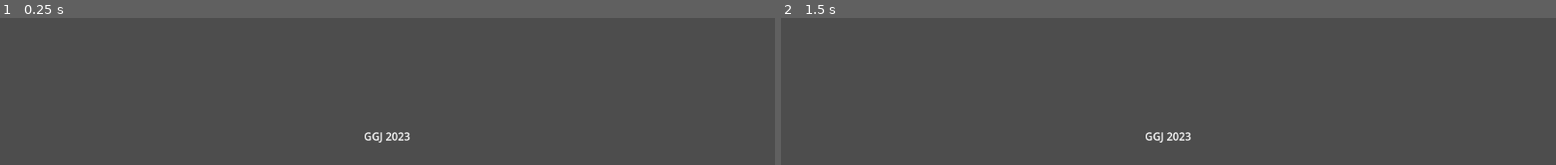
Above: before the commit, frames 1-2 (left to right).
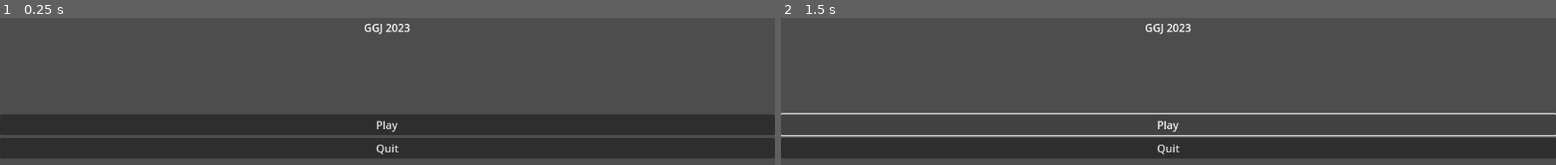
Above: after the commit, the same moments.

Repository: 80hdgames/GGJ-2023
Game: Godot game, scene res://Scenes/Start.tscn
The game is run twice, just before and just after one commit, with the same random seed, the same clock (stepped at 60 frames per second) and the same inputs.
Inputs (mouse positions are in pixels of both pictures, inside the frame that each line leads up to):
- Up to frame 1 (0.25 s): no input
- Up to frame 2 (1.5 s): click (1168, 125) at 0.5 s, where only the run after the commit has a clickable "Play"; click (1168, 125) at 1.25 s, where only the run after the commit has a clickable "Play"

The runs differ from the first frame. In frame 1, 28% of the frame differs, in the area x 0-100%, y 3-96%; in frame 2, 17%.

Commit message:
Autoloads Music & SFX Managers
-added and updated Music & SFX Managers and assigned to autoloads in project settings
-added non-functional buttons in start scene
-added preliminary theme and sfx assets
-added additional keys for starting ui input actions (WASD for ui navigate)

Diff:
--- /dev/null
+++ b/GGJ-2023-Project/Audio/Music/ClipSets/Theme.tres
@@ -0,0 +1,13 @@
+[gd_resource type="Resource" script_class="AudioClipSet" load_steps=3 format=3 uid="uid://l5i4amojt2p"]
+
+[ext_resource type="Script" path="res://Scripts/Audio/AudioClipSet.gd" id="1"]
+[ext_resource type="AudioStream" uid="uid://colqs1o7etdfd" path="res://Audio/Music/Theme-ogg.ogg" id="2"]
+
+[resource]
+script = ExtResource("1")
+clips = [ExtResource("2")]
+priority = 0
+volumeMultiplier = 0.5
+spatialMultiplier = 1.0
+pitchMultiplier = 1.0
+pitchRandomness = 0.0
--- /dev/null
+++ b/GGJ-2023-Project/Audio/SFX/ClipSets/MenuNavigate.tres
@@ -0,0 +1,13 @@
+[gd_resource type="Resource" script_class="AudioClipSet" load_steps=3 format=3 uid="uid://cl7oa3un8s2h8"]
+
+[ext_resource type="Script" path="res://Scripts/Audio/AudioClipSet.gd" id="1_gjktf"]
+[ext_resource type="AudioStream" uid="uid://cqa6uw4lb7yck" path="res://Audio/SFX/ping.wav" id="1_st01o"]
+
+[resource]
+script = ExtResource("1_gjktf")
+clips = [ExtResource("1_st01o")]
+priority = 0
+volumeMultiplier = 1.0
+spatialMultiplier = 1.0
+pitchMultiplier = 2.0
+pitchRandomness = 0.1
--- a/GGJ-2023-Project/Scenes/Start.tscn
+++ b/GGJ-2023-Project/Scenes/Start.tscn
@@ -1,4 +1,6 @@
-[gd_scene format=3 uid="uid://c7mrqrwa0bb3d"]
+[gd_scene load_steps=2 format=3 uid="uid://c7mrqrwa0bb3d"]
+
+[ext_resource type="Script" path="res://Scripts/Audio/PlayMusic.gd" id="1_wq6fa"]
 
 [node name="Start" type="Control"]
 layout_mode = 3
@@ -10,11 +12,32 @@
 
 [node name="TitleLabel" type="Label" parent="."]
 layout_mode = 1
+anchors_preset = -1
+anchor_right = 1.0
+anchor_bottom = 0.5
+grow_horizontal = 2
+grow_vertical = 2
+text = "GGJ 2023"
+horizontal_alignment = 1
+vertical_alignment = 1
+
+[node name="PlayMusic" type="Node" parent="."]
+script = ExtResource("1_wq6fa")
+type = 1
+
+[node name="VBoxContainer" type="VBoxContainer" parent="."]
+layout_mode = 1
 anchors_preset = 15
 anchor_right = 1.0
 anchor_bottom = 1.0
 grow_horizontal = 2
 grow_vertical = 2
-text = "GGJ 2023"
-horizontal_alignment = 1
-vertical_alignment = 1
+alignment = 1
+
+[node name="PlayButton" type="Button" parent="VBoxContainer"]
+layout_mode = 2
+text = "Play"
+
+[node name="QuitButton" type="Button" parent="VBoxContainer"]
+layout_mode = 2
+text = "Quit"
--- /dev/null
+++ b/GGJ-2023-Project/Scripts/Audio/AudioClipSet.gd
@@ -0,0 +1,56 @@
+class_name AudioClipSet extends Resource
+
+@export var clips :Array[AudioStream] = []
+@export var priority :int = 0
+@export_range(0.0, 2.0) var volumeMultiplier :float = 1.0
+@export_range(0.0, 1.0) var spatialMultiplier :float = 1.0
+@export_range(0.0, 3.0) var pitchMultiplier :float = 1.0
+@export_range(0.0, 3.0) var pitchRandomness :float = 0.1
+
+var rng : RandomNumberGenerator
+const DOUBLE_VOL_DB = 10.0
+
+
+func _init():
+	rng = RandomNumberGenerator.new()
+	rng.randomize()
+
+
+func get_random_clip_index():
+	return rng.randi_range(0, clips.size())
+
+
+func get_random_clip() -> AudioStream:
+	clips.shuffle()
+	return get_clip()
+
+
+func get_clip(i = 0) -> AudioStream:
+	i = clamp(i, 0, clips.size()-1)
+	return clips[i]
+
+
+func get_next_track_index(ref :int) -> int:
+	ref += 1
+	if ref >= clips.size():
+		ref = 0
+	return ref
+
+
+func get_previous_track_index(ref :int) -> int:
+	ref -= 1
+	if ref < 0:
+		ref = clips.size()-1
+	return ref
+
+
+func get_pitch():
+	return rng.randf_range(pitchMultiplier - pitchRandomness, pitchMultiplier + pitchRandomness)
+
+
+func get_volume_multiplier():
+	return volumeMultiplier
+
+
+func get_volume_db():
+	return linear_to_db(get_volume_multiplier())
--- /dev/null
+++ b/GGJ-2023-Project/Scripts/Audio/PlayMusic.gd
@@ -0,0 +1,13 @@
+extends Node
+
+const MusicType = MusicManager.MusicType
+
+@export var type :MusicType
+
+
+func _ready():
+	call_deferred("_deferred_play")
+
+
+func _deferred_play():
+	MusicManager.enqueue(type)
--- /dev/null
+++ b/GGJ-2023-Project/Scripts/Autoloads/MusicManager.gd
@@ -0,0 +1,185 @@
+extends Node
+
+enum MusicType {
+	None,
+	Theme
+}
+
+@onready var serviceProvider :MusicProvider = MusicProvider.new(self)
+const MUSIC_BUS :String = "Music"
+
+
+func _ready():
+	pass
+
+
+func _toggle_mute():
+	var index :int = AudioServer.get_bus_index(MUSIC_BUS)
+	AudioServer.set_bus_mute(index, !AudioServer.is_bus_mute(index))
+
+
+func set_mute(_value :bool):
+	var index :int = AudioServer.get_bus_index(MUSIC_BUS)
+	AudioServer.set_bus_mute(index, _value)
+
+
+func is_mute() -> bool:
+	var index :int = AudioServer.get_bus_index(MUSIC_BUS)
+	return AudioServer.is_bus_mute(index)
+
+
+func _process(_delta :float):
+	serviceProvider.process(_delta)
+
+
+func enqueue(type :int):
+	serviceProvider.enqueue(type)
+
+
+func push(type :int):
+	serviceProvider.push(type)
+
+
+func pop():
+	serviceProvider.pop()
+
+
+func stop():
+	serviceProvider.stop()
+
+
+func get_current_player() -> AudioStreamPlayer:
+	return serviceProvider.get_current_player()
+
+
+class MusicProvider:
+	var manager :Node
+	var lastTrackIndex :int = 0
+	var num_players :int = 1
+	var bus :String = "Music"
+	var lastPlaybackPosition :float = 0.0
+
+	var available :Array = []  # The available players.
+	var queue :Array = []  # The queue of clip sets to play by path.
+	var playing :Dictionary = {} # <ClipSet, player>
+	var pushed :Array = []
+
+	# range of delays after a track finishes
+	const DELAY_VARIATION = Vector2(5.0, 45.0)
+	const MUSIC_PATH_FORMAT = "res://Audio/Music/ClipSets/%s.tres"
+
+
+	func _init(_manager :Node):
+		manager = _manager
+
+		# Create the pool of AudioStreamPlayer nodes.
+		for i in num_players:
+			var p = AudioStreamPlayer.new()
+			manager.add_child(p)
+			p.name = "Music " + str(i)
+			#p.volume_db = 0 # for now
+			available.append(p)
+			p.finished.connect(_on_stream_finished.bind(p))
+			p.bus = bus
+
+
+	func _on_pushed_stream_finished(_player):
+		_player.stop()
+		_player.queue_free()
+		pushed.erase(_player)
+
+
+	func _on_stream_finished(_player):
+		if not pushed.is_empty() and pushed[pushed.size()-1] == _player:
+			pop()
+		# When finished playing a stream, make the player available again.
+		#available.append(player)
+		pass # loop indefinitely mwhahaha!
+
+
+	func push(type :int):
+		lastPlaybackPosition = available[0].get_playback_position()
+		available[0].stop()
+		var index = MusicType.values().find(type)
+		var path = MUSIC_PATH_FORMAT % MusicType.keys()[index]
+		if not ResourceLoader.exists(path):
+			return
+		var clipSet :AudioClipSet = load(path)
+		if clipSet:
+			var p = AudioStreamPlayer.new()
+			manager.add_child(p)
+			p.name = "Pushed Music " + str(pushed.size()+1)
+			pushed.append(p)
+			p.finished.connect(_on_pushed_stream_finished(p))
+			p.bus = bus
+
+			var stream : AudioStreamOggVorbis = clipSet.get_clip(lastTrackIndex)
+			stream.loop = false
+			p.stream = stream
+			p.volume_db = clipSet.get_volume_db()
+			p.pitch_scale = clipSet.get_pitch()
+			p.play()
+
+
+	func pop():
+		var popped = pushed.pop_back()
+		if not popped:
+			return
+		popped.stop()
+		popped.queue_free()
+		# don't resume?
+#		if pushed.empty() and not playing.empty():
+#			playing[0].play(lastPlaybackPosition)
+
+
+	func enqueue(type :int):
+		var index :int = MusicType.values().find(type)
+		var path :String = MUSIC_PATH_FORMAT % MusicType.keys()[index]
+		#print("Enqueueing " + path)
+		#queue.append(PlayInfo.new(path, pos))
+		#if not queue.has(path):
+		queue.append(path)
+
+
+	func stop():
+		for key in pushed:
+			key.stop()
+			key.queue_free()
+		pushed.clear()
+
+		for key in playing:
+			key.stop()
+			available.append(key)
+			# warning-ignore:return_value_discarded
+			playing.erase(key)
+		#while (playing.size() > 0):
+		#	playing_tracks.erase(playing[0].stream)
+		#	playing[0].stop()
+		#	available.append( playing.pop_front() )
+
+
+	func process(_delta :float):
+		# Play a queued sound if any players are available.
+		if not queue.is_empty() and pushed.is_empty():
+			var path :String = queue.pop_front()
+			if not ResourceLoader.exists(path):
+				return
+			var clipSet :AudioClipSet = load(path)
+			if clipSet:
+				if playing.values().has(clipSet):
+					return
+				lastTrackIndex = clipSet.get_random_clip_index()
+				var stream : AudioStreamOggVorbis = clipSet.get_clip(lastTrackIndex)
+				stream.loop = true
+				available[0].stream = stream
+				available[0].volume_db = clipSet.get_volume_db()
+				available[0].pitch_scale = clipSet.get_pitch()
+				playing[ available[0] ] = clipSet
+				available[0].play()
+				#available.pop_front()
+
+
+	func get_current_player() -> AudioStreamPlayer:
+		for key in playing:
+			return key
+		return null
--- /dev/null
+++ b/GGJ-2023-Project/Scripts/Autoloads/SfxManager.gd
@@ -0,0 +1,221 @@
+extends Node
+
+enum SoundType {
+	None,
+
+	MenuNavigate,
+}
+
+const SFX_PATH_FORMAT = "res://Audio/SFX/ClipSets/%s.tres"
+const CLIP_SETS_DIRECTORY = "res://Audio/SFX/ClipSets"
+
+@onready var serviceProvider = SfxProvider.new(self)
+
+
+func _ready():
+	# warning-ignore:return_value_discarded
+	get_viewport().gui_focus_changed.connect(_on_gui_focus_change)
+
+
+func _on_gui_focus_change(_arg :Control):
+#	if not SceneManager.is_ready_to_load():
+#		return
+
+	if _arg.is_visible_in_tree():
+		enqueue2d(SoundType.MenuNavigate)
+
+
+func set_mute(_value :bool):
+	var index :int = AudioServer.get_bus_index("SFX")
+	AudioServer.set_bus_mute(index, _value)
+
+
+func _toggle_mute():
+	var index :int = AudioServer.get_bus_index("SFX")
+	AudioServer.set_bus_mute(index, !AudioServer.is_bus_mute(index))
+
+
+func is_mute() -> bool:
+	var index :int = AudioServer.get_bus_index("SFX")
+	return AudioServer.is_bus_mute(index)
+
+
+func _process(delta :float):
+	serviceProvider.process(delta)
+
+
+func enqueue2d(type :int, pitchScale :float = 1.0):
+	serviceProvider.enqueue2d(type, pitchScale)
+
+
+func enqueue(type :int, pos :Vector2, pitchScale :float = 1.0):
+	serviceProvider.enqueue(type, pos, pitchScale)
+
+
+func get_clip_set(id :String):
+	return serviceProvider.get_clip_set_by_path(SFX_PATH_FORMAT % id)
+
+
+func get_clip_set_by_path(path :String):
+	return serviceProvider.get_clip_set_by_path(path)
+
+
+class SfxProvider:
+	enum PlayerType {
+		Positional2D = 0,
+		Mono,
+	}
+
+	var manager :Node
+	# <type, array>
+	var available :Dictionary = {}  # The available players.
+	# <type, array>
+	var queue :Dictionary = {}  # The queue of sounds to play via PlayInfos.
+
+	var clipSetLookup :Dictionary = {}
+
+	const NUM_PLAYERS = 16
+	const MAX_DISTANCE = 2000.0
+	const BUS = "SFX"
+	const COMBINE_WINDOW = 0.5
+	const COMBINE_WINDOW_MS = COMBINE_WINDOW * 1000 # in ms
+
+
+	func _init(_manager :Node):
+		manager = _manager
+		_populate_lookup()
+		# Create the pool of AudioStreamPlayer nodes.
+		for pType in PlayerType.values():
+			var players :Array = []
+			for i in NUM_PLAYERS:
+				var p
+				match pType:
+					PlayerType.Mono:
+						p = AudioStreamPlayer.new()
+						p.name = "Sfx Mono " + str(i)
+					_:
+						p = AudioStreamPlayer2D.new()
+						p.attenuation = 1.0
+						p.max_distance = MAX_DISTANCE
+						p.name = "Sfx 2D " + str(i)
+				manager.add_child(p)
+				players.append(p)
+				var _c = p.finished.connect(_on_stream_finished.bind(pType, p))
+				p.bus = BUS
+			available[pType] = players
+			queue[pType] = []
+
+
+	func _populate_lookup():
+		print("\n")
+		print("Loading SFX Clip Sets...")
+		clipSetLookup.clear()
+		var dir = DirAccess.open(CLIP_SETS_DIRECTORY)
+		if dir != null:
+			dir.list_dir_begin()
+			var file_name = dir.get_next()
+			while file_name != "":
+				if not dir.current_is_dir():
+					var path = CLIP_SETS_DIRECTORY + "/" + file_name
+					clipSetLookup[path] = load(path)
+				file_name = dir.get_next()
+			print("Successfully Loaded %s SFX Clip Sets\n" % clipSetLookup.size())
+		else:
+			print("An error occurred when trying to access the path.")
+
+
+	func get_clip_set_by_path(path :String) -> AudioClipSet:
+		if not clipSetLookup.has(path):
+			push_warning("Audio Clip Set at %s does not exist!" % path)
+		return clipSetLookup.get(path)
+
+
+	func _on_stream_finished(playerType :int, player):
+		# When finished playing a stream, make the player available again.
+		available.get(playerType).append(player)
+
+
+	func enqueue2d(type :int, pitchScale :float):
+		if type == SoundType.None:
+			return
+		var index = SoundType.values().find(type)
+		var path = SFX_PATH_FORMAT % SoundType.keys()[index]
+		#print("Enqueueing 2D SFX " + path)
+		if !queue.has(PlayerType.Mono):
+			printerr("No Mono player type queue available!?")
+			return
+		# merge frequent occurances of same sound type
+		if queue.get(PlayerType.Mono).size() > 0:
+			var last = queue.get(PlayerType.Mono).back()
+			if abs(Time.get_ticks_msec() - last.time) <= COMBINE_WINDOW_MS and last.path == path:
+				#print("Ignoring " + path + " matches last recent sound type")
+				return
+		queue.get(PlayerType.Mono).append(PlayInfo.new(path, Vector2.ZERO, pitchScale))
+
+
+	func enqueue(type :int, pos :Vector2, pitchScale :float):
+		if type == SoundType.None:
+			return
+		var index = SoundType.values().find(type)
+		var path = SFX_PATH_FORMAT % SoundType.keys()[index]
+		#print("Enqueueing 3D SFX " + path)
+
+		# For some reason this is null!?
+		#var targetQueue = queue.get(PlayerType.Positional2D)
+		if !queue.has(PlayerType.Positional2D):
+			printerr("No Positional2D player type queue available!?")
+			return
+		# merge frequent occurances of same sound type
+		if queue.get(PlayerType.Positional2D).size() > 0:
+			var last = queue.get(PlayerType.Positional2D).back()
+			if last.path == path and abs(Time.get_ticks_msec() - last.time) <= COMBINE_WINDOW_MS:
+				last.position = last.position.move_toward(pos, 0.5) # average of positions
+				return
+		queue.get(PlayerType.Positional2D).append(PlayInfo.new(path, pos, pitchScale))
+
+
+	func process(_delta :float):
+		for key in queue:
+			_process_queue(key)
+
+
+	func _process_queue(key):
+		var array = queue.get(key)
+		# Play a queued sound if any players are available.
+		if not array.is_empty() and not available.get(key).is_empty():
+			var playInfo = array.pop_front()
+			if not ResourceLoader.exists(playInfo.path):
+				return
+			var clipSet = load(playInfo.path)
+			if clipSet:
+				match key:
+					PlayerType.Positional2D:
+						available[key][0].attenuation = 1.0
+						available[key][0].max_distance = MAX_DISTANCE
+						available[key][0].global_transform.origin = playInfo.position
+
+						# duplicate code :P
+						available[key][0].stream = clipSet.get_random_clip()
+						available[key][0].pitch_scale = clipSet.get_pitch() * playInfo.pitch
+						available[key][0].volume_db = clipSet.get_volume_db()
+						available[key][0].play()
+					_:
+						available[key][0].stream = clipSet.get_random_clip()
+						available[key][0].pitch_scale = clipSet.get_pitch() * playInfo.pitch
+						available[key][0].volume_db = clipSet.get_volume_db()
+						available[key][0].play()
+			available.get(key).pop_front()
+
+
+
+	class PlayInfo:
+		func _init(_path :String, _position = Vector2.ZERO, _pitch :float = 1.0):
+			position = _position
+			path = _path
+			pitch = _pitch
+			time = Time.get_ticks_msec()
+
+		var time :int
+		var pitch :float
+		var position :Vector2
+		var path :String
--- a/GGJ-2023-Project/project.godot
+++ b/GGJ-2023-Project/project.godot
@@ -19,6 +19,11 @@
 
 buses/default_bus_layout="res://Audio/AudioBus.tres"
 
+[autoload]
+
+MusicManager="*res://Scripts/Autoloads/MusicManager.gd"
+SfxManager="*res://Scripts/Autoloads/SfxManager.gd"
+
 [editor]
 
 naming/node_name_num_separator=3
@@ -27,3 +32,48 @@
 [gui]
 
 theme/custom="res://Themes/DefaultTheme.tres"
+
+[input]
+
+ui_accept={
+"deadzone": 0.5,
+"events": [Object(InputEventKey,"resource_local_to_scene":false,"resource_name":"","device":0,"window_id":0,"alt_pressed":false,"shift_pressed":false,"ctrl_pressed":false,"meta_pressed":false,"pressed":false,"keycode":4194309,"physical_keycode":0,"key_label":0,"unicode":4194309,"echo":false,"script":null)
+, Object(InputEventKey,"resource_local_to_scene":false,"resource_name":"","device":0,"window_id":0,"alt_pressed":false,"shift_pressed":false,"ctrl_pressed":false,"meta_pressed":false,"pressed":false,"keycode":4194310,"physical_keycode":0,"key_label":0,"unicode":4194310,"echo":false,"script":null)
+, Object(InputEventKey,"resource_local_to_scene":false,"resource_name":"","device":0,"window_id":0,"alt_pressed":false,"shift_pressed":false,"ctrl_pressed":false,"meta_pressed":false,"pressed":false,"keycode":32,"physical_keycode":0,"key_label":0,"unicode":32,"echo":false,"script":null)
+, Object(InputEventKey,"resource_local_to_scene":false,"resource_name":"","device":-1,"window_id":0,"alt_pressed":false,"shift_pressed":false,"ctrl_pressed":false,"meta_pressed":false,"pressed":false,"keycode":0,"physical_keycode":69,"key_label":0,"unicode":101,"echo":false,"script":null)
+]
+}
+ui_cancel={
+"deadzone": 0.5,
+"events": [Object(InputEventKey,"resource_local_to_scene":false,"resource_name":"","device":0,"window_id":0,"alt_pressed":false,"shift_pressed":false,"ctrl_pressed":false,"meta_pressed":false,"pressed":false,"keycode":4194305,"physical_keycode":0,"key_label":0,"unicode":4194305,"echo":false,"script":null)
+, Object(InputEventKey,"resource_local_to_scene":false,"resource_name":"","device":-1,"window_id":0,"alt_pressed":false,"shift_pressed":false,"ctrl_pressed":false,"meta_pressed":false,"pressed":false,"keycode":0,"physical_keycode":4194308,"key_label":0,"unicode":0,"echo":false,"script":null)
+]
+}
+ui_left={
+"deadzone": 0.5,
+"events": [Object(InputEventKey,"resource_local_to_scene":false,"resource_name":"","device":0,"window_id":0,"alt_pressed":false,"shift_pressed":false,"ctrl_pressed":false,"meta_pressed":false,"pressed":false,"keycode":4194319,"physical_keycode":0,"key_label":0,"unicode":4194319,"echo":false,"script":null)
+, Object(InputEventJoypadButton,"resource_local_to_scene":false,"resource_name":"","device":0,"button_index":13,"pressure":0.0,"pressed":false,"script":null)
+, Object(InputEventKey,"resource_local_to_scene":false,"resource_name":"","device":-1,"window_id":0,"alt_pressed":false,"shift_pressed":false,"ctrl_pressed":false,"meta_pressed":false,"pressed":false,"keycode":0,"physical_keycode":65,"key_label":0,"unicode":97,"echo":false,"script":null)
+]
+}
+ui_right={
+"deadzone": 0.5,
+"events": [Object(InputEventKey,"resource_local_to_scene":false,"resource_name":"","device":0,"window_id":0,"alt_pressed":false,"shift_pressed":false,"ctrl_pressed":false,"meta_pressed":false,"pressed":false,"keycode":4194321,"physical_keycode":0,"key_label":0,"unicode":4194321,"echo":false,"script":null)
+, Object(InputEventJoypadButton,"resource_local_to_scene":false,"resource_name":"","device":0,"button_index":14,"pressure":0.0,"pressed":false,"script":null)
+, Object(InputEventKey,"resource_local_to_scene":false,"resource_name":"","device":-1,"window_id":0,"alt_pressed":false,"shift_pressed":false,"ctrl_pressed":false,"meta_pressed":false,"pressed":false,"keycode":0,"physical_keycode":68,"key_label":0,"unicode":100,"echo":false,"script":null)
+]
+}
+ui_up={
+"deadzone": 0.5,
+"events": [Object(InputEventKey,"resource_local_to_scene":false,"resource_name":"","device":0,"window_id":0,"alt_pressed":false,"shift_pressed":false,"ctrl_pressed":false,"meta_pressed":false,"pressed":false,"keycode":4194320,"physical_keycode":0,"key_label":0,"unicode":4194320,"echo":false,"script":null)
+, Object(InputEventJoypadButton,"resource_local_to_scene":false,"resource_name":"","device":0,"button_index":11,"pressure":0.0,"pressed":false,"script":null)
+, Object(InputEventKey,"resource_local_to_scene":false,"resource_name":"","device":-1,"window_id":0,"alt_pressed":false,"shift_pressed":false,"ctrl_pressed":false,"meta_pressed":false,"pressed":false,"keycode":0,"physical_keycode":87,"key_label":0,"unicode":119,"echo":false,"script":null)
+]
+}
+ui_down={
+"deadzone": 0.5,
+"events": [Object(InputEventKey,"resource_local_to_scene":false,"resource_name":"","device":0,"window_id":0,"alt_pressed":false,"shift_pressed":false,"ctrl_pressed":false,"meta_pressed":false,"pressed":false,"keycode":4194322,"physical_keycode":0,"key_label":0,"unicode":4194322,"echo":false,"script":null)
+, Object(InputEventJoypadButton,"resource_local_to_scene":false,"resource_name":"","device":0,"button_index":12,"pressure":0.0,"pressed":false,"script":null)
+, Object(InputEventKey,"resource_local_to_scene":false,"resource_name":"","device":-1,"window_id":0,"alt_pressed":false,"shift_pressed":false,"ctrl_pressed":false,"meta_pressed":false,"pressed":false,"keycode":0,"physical_keycode":83,"key_label":0,"unicode":115,"echo":false,"script":null)
+]
+}
Not shown, added: GGJ-2023-Project/Audio/Music/Theme-ogg.ogg.import
Not shown, added: GGJ-2023-Project/Audio/Music/_Tux/.gdignore
Not shown, added: GGJ-2023-Project/Audio/SFX/ping.wav.import
Not shown, added: GGJ-2023-Project/Audio/SFX/pong.wav.import
Not shown, added: GGJ-2023-Project/Audio/Music/Theme-ogg.ogg
Not shown, added: GGJ-2023-Project/Audio/Music/_Tux/Theme.tg
Not shown, added: GGJ-2023-Project/Audio/SFX/ping.wav
Not shown, added: GGJ-2023-Project/Audio/SFX/pong.wav
